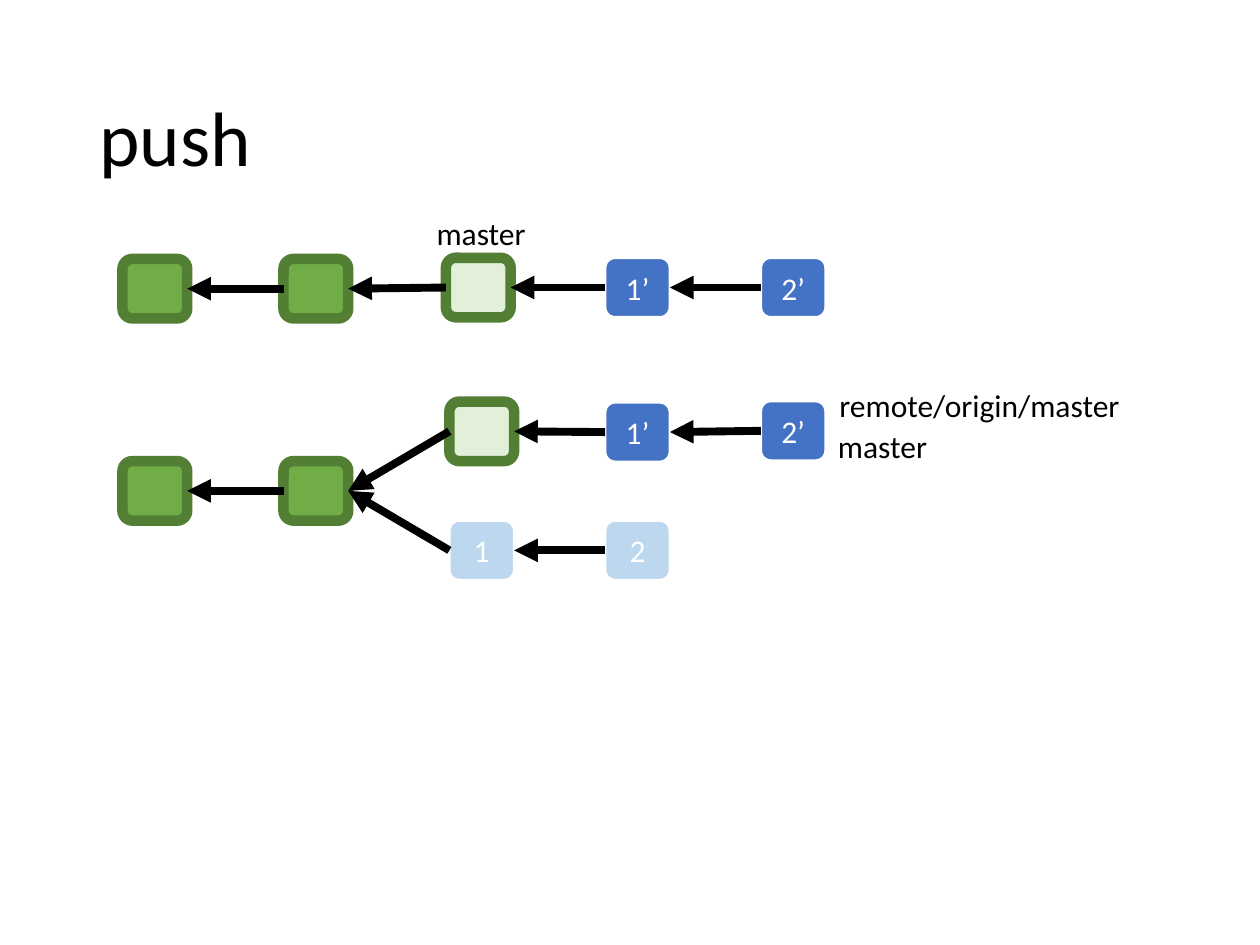
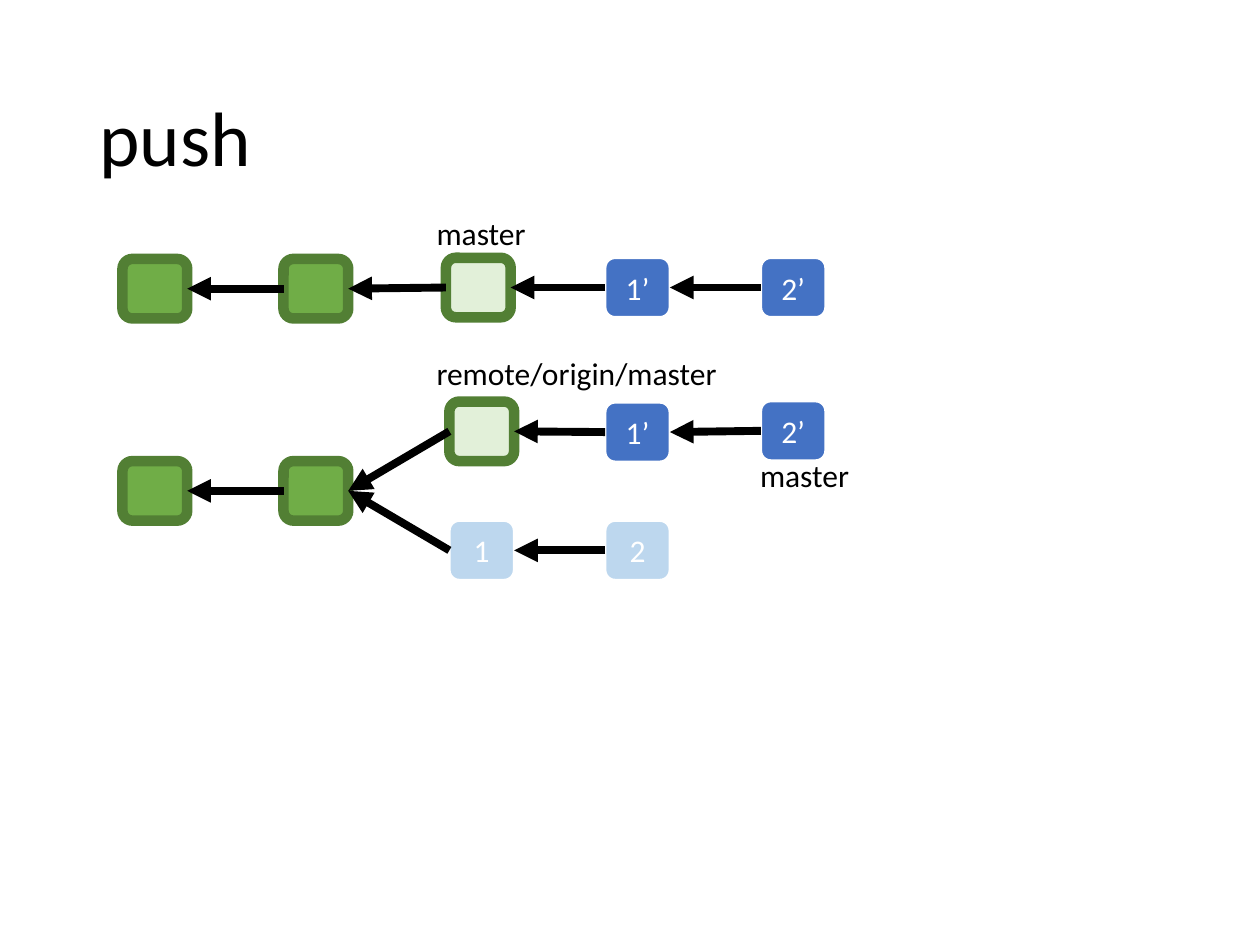
Before and after one commit to chokayes/internship-2015, a slide deck: slide 15 of Git/git.pptx. Drawn at 1260x945 pixels with LibreOffice and Linux fonts; fonts in the diff are those of the drawing. Boxes give left, top, right and bottom in pixels: in the first picture for what was removed or moved away, otherwise in the second. Text is boxed around its words. In the diff, an @@ line names an element or a change of style, - is before the commit and + after.

```diff
--- a/Git/git.pptx
+++ b/Git/git.pptx
@@ text "remote/origin/master": place and size @@
-text "remote/origin/master" at [839,395,1119,423]
+text "remote/origin/master" at [437,363,717,391]
@@ text "master": place and size @@
-text "master" at [838,438,927,459]
+text "master" at [760,467,849,488]
```
Also in this commit, not shown: 2 other slides changed.
